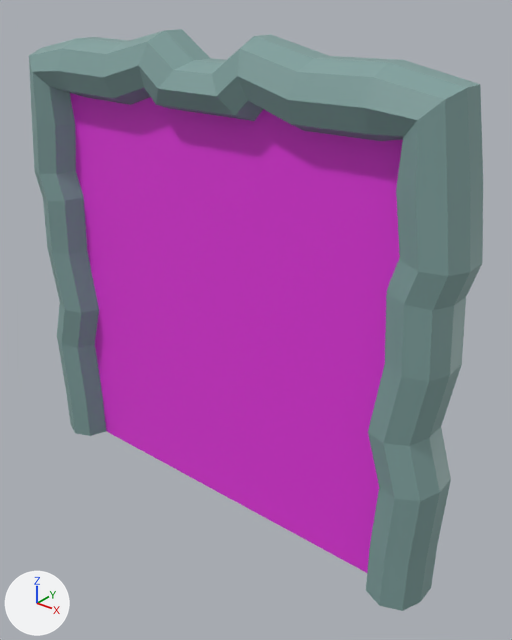
Before and after pictures for a commit that changed the glTF model Models/original/forest_level_exit.glb.
Both versions are drawn from a camera (50 mm lens) standing at (1.95, -2.14, 2.38) and looking at (0.18, 0.08, 1.01). Every picture has the same lights, and +X, +Y and +Z are marked at lower left. The older version comes first. Vertices at exactly the same position are counted once.

Script lines for the objects in view, before the commit:
```python
me_plane = bpy.data.meshes.new('Plane')
me_plane.from_pydata(...)  # 193 vertices, 366 faces; spans x -1.14..1.14, y -0.13..0.1, z 0.0..2.18
# faces by material slot: [364, 2]
me_plane.materials.append(mat_stone)  # greyish cyan #81a29f
me_plane.materials.append(mat_portal)  # pink #e737e1
ob_exit = bpy.data.objects.new('Exit', me_plane)
ob_exit.location = (0.0, 0.0, 0.0)
```
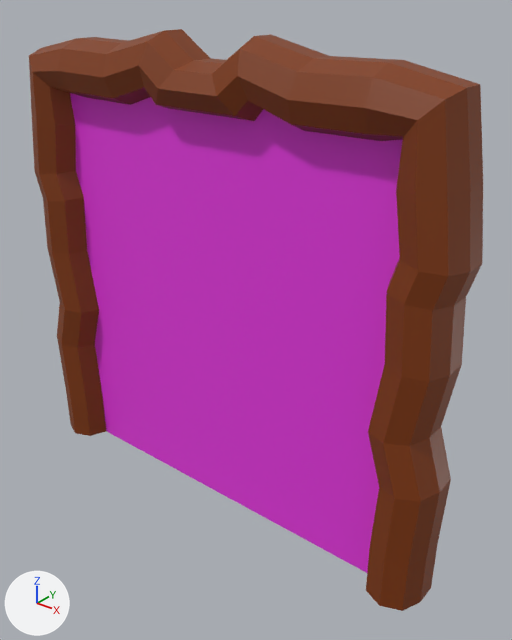
Commit message: Improve level exits

Edits to the scene script, one JSON object a line:
```json
{"op": "add", "block": "mat_wood", "code": ["mat_wood = principled_material('Wood')", "mat_wood.base_color = (0.22, 0.0395, 0.0)  # brown #813800"]}
{"block": "me_plane", "where": "me_plane.from_pydata(...)  # 193 vertices, 366 faces; spans x -1.14..1.14, y -0.13..0.1, z 0.0..2.18"}
{"block": "me_plane", "where": "# used by ob_exit; location = (0.0, 0.0, 0.0)"}
{"block": "me_plane", "change": "me_plane part 1: all 364 faces that had it switch from mat_stone (greyish cyan #81a29f) to mat_wood (brown #813800)"}
```

What differs and where, as boxes (x1, y1, x2, y2) in the pictures (512 x 640 px):
```json
{"part": 1, "of": "me_plane", "change": "recoloured", "before": [29, 29, 483, 611], "after": [29, 29, 483, 611], "on screen": "greyish cyan to brown"}
```
